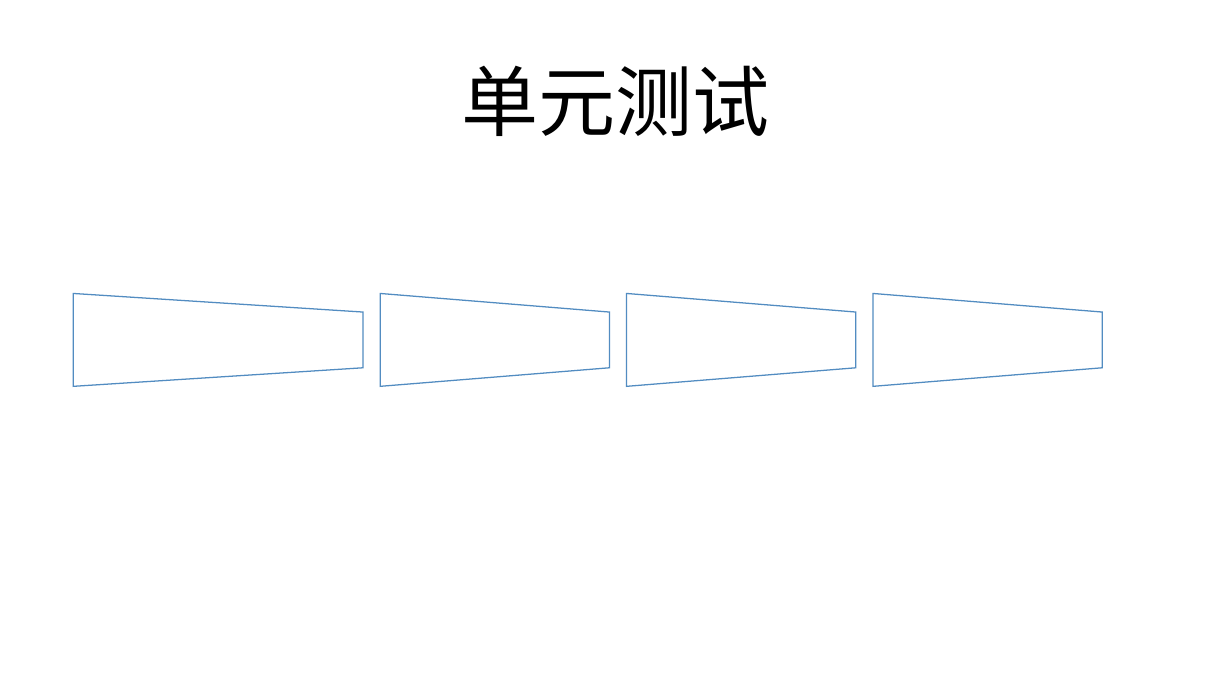
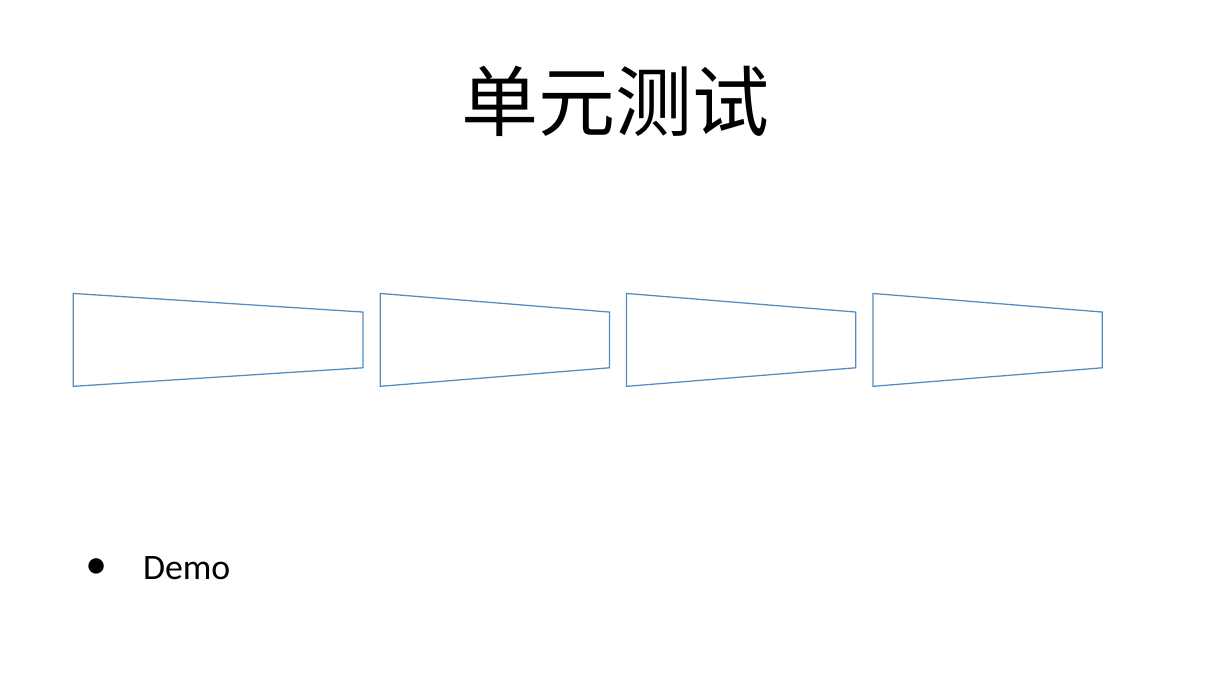
Before and after one commit to ReganHe/SharpUnitTest, a slide deck: slide 1 of MyUnitTest/Document/单元测试.pptx. Drawn at 1232x693 pixels with LibreOffice and Linux fonts; fonts in the diff are those of the drawing. Boxes give left, top, right and bottom in pixels: in the first picture for what was removed or moved away, otherwise in the second. Text is boxed around its words. In the diff, an @@ line names an element or a change of style, - is before the commit and + after.

```diff
--- a/MyUnitTest/Document/单元测试.pptx
+++ b/MyUnitTest/Document/单元测试.pptx
@@ text added at (143,556,230,580), 27.9 pt, text #000000 @@
+● Demo
```
Also in this commit, not shown: 1 other slide changed, 4 slides added.
